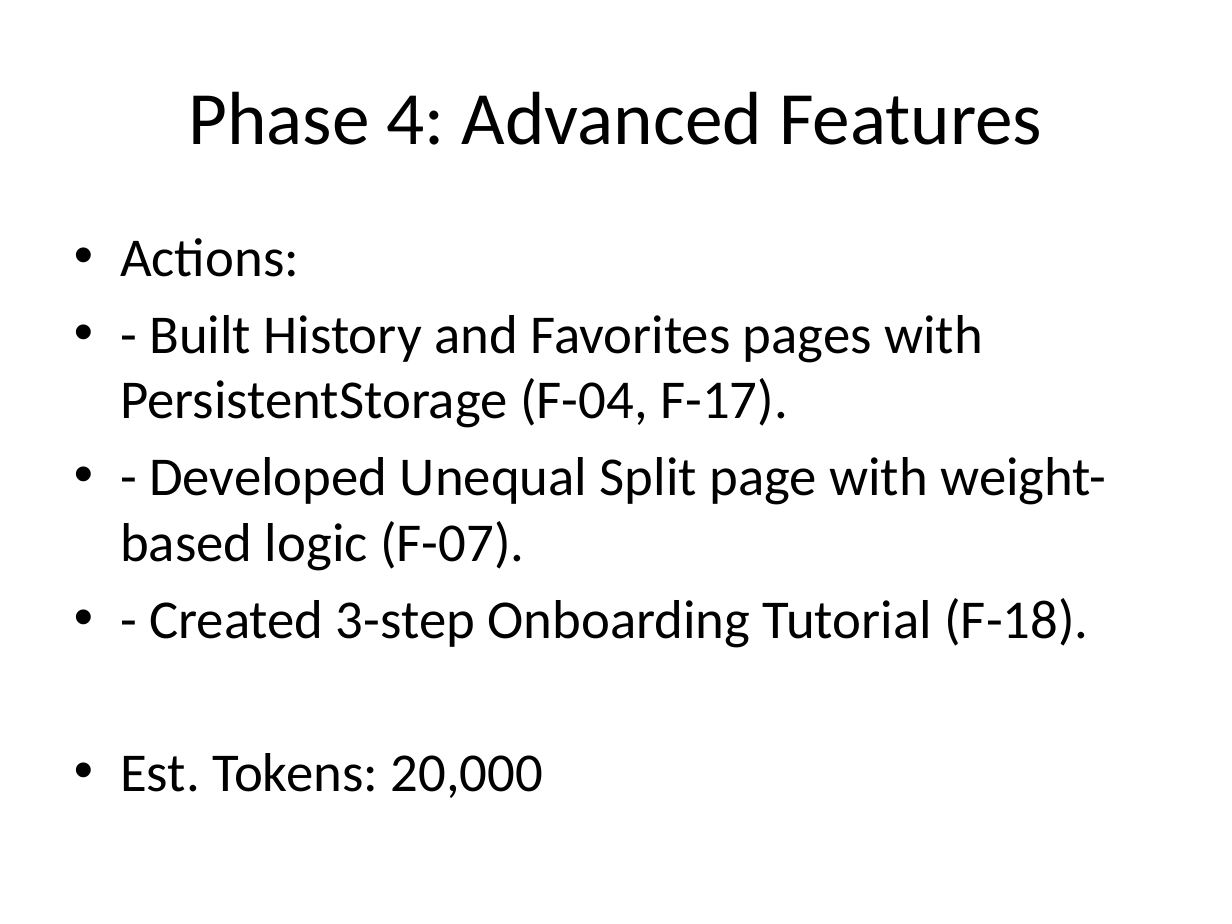
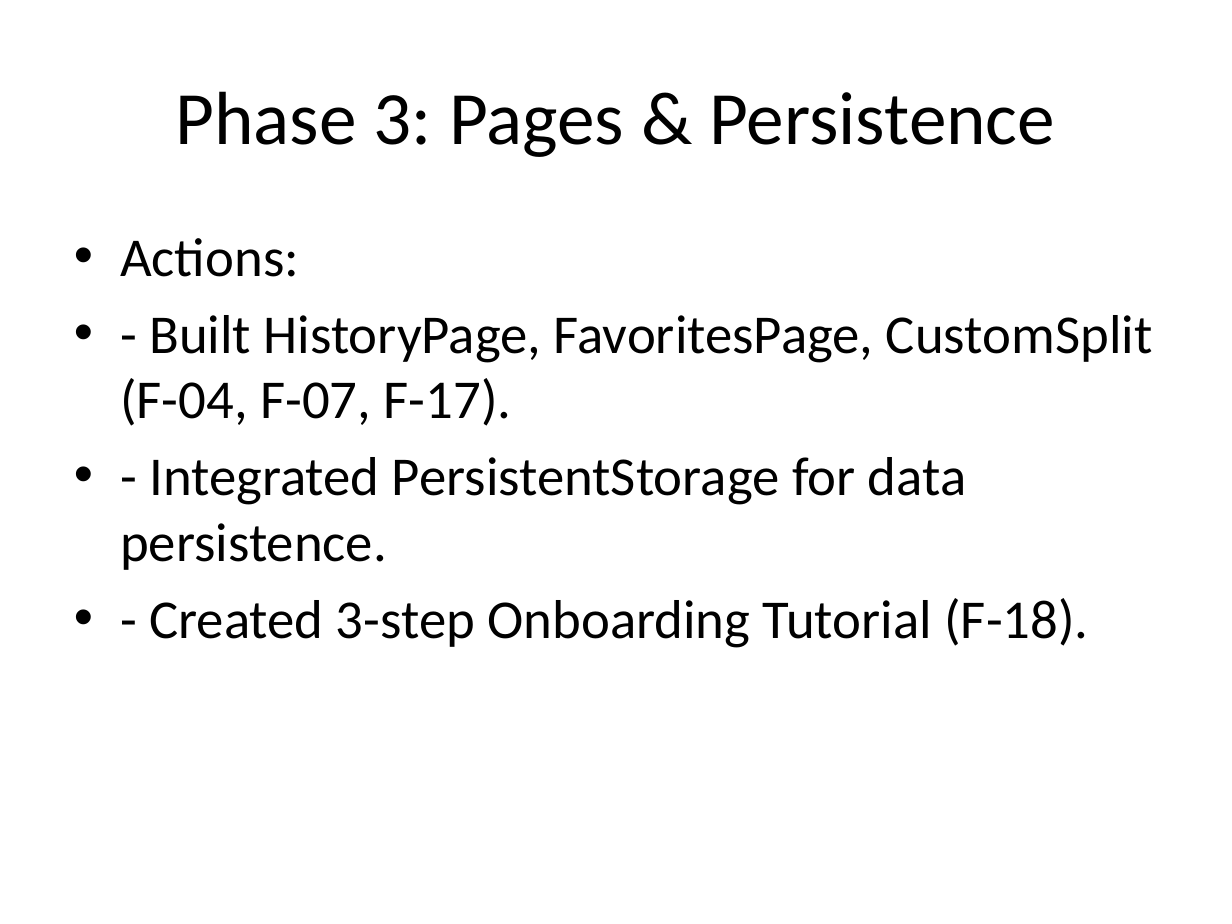
Before and after one commit to bunyamineymen/quick-bill-split, a slide deck: slide 5 of Project_Summary.pptx (slide 6 before the commit). Drawn at 1232x924 pixels with LibreOffice and Linux fonts; fonts in the diff are those of the drawing. Boxes give left, top, right and bottom in pixels: in the first picture for what was removed or moved away, otherwise in the second. Text is boxed around its words. In the diff, an @@ line names an element or a change of style, - is before the commit and + after.

```diff
--- a/Project_Summary.pptx
+++ b/Project_Summary.pptx
@@ title at [176, 91, 1055, 157]: text changed @@
-Phase 4: Advanced Features
+Phase 3: Pages & Persistence
@@ text at [120, 315, 1153, 570]: text changed @@
-• - Built History and Favorites pages with PersistentStorage (F-04, F-17).
-• - Developed Unequal Split page with weight-based logic (F-07).
+• - Built HistoryPage, FavoritesPage, CustomSplit (F-04, F-07, F-17).
+• - Integrated PersistentStorage for data persistence.
@@ text at [120, 753, 542, 798]: paragraph removed @@
-• Est. Tokens: 20,000
```
Also in this commit, not shown: 6 other slides changed, 1 slide added, 1 slide removed.
